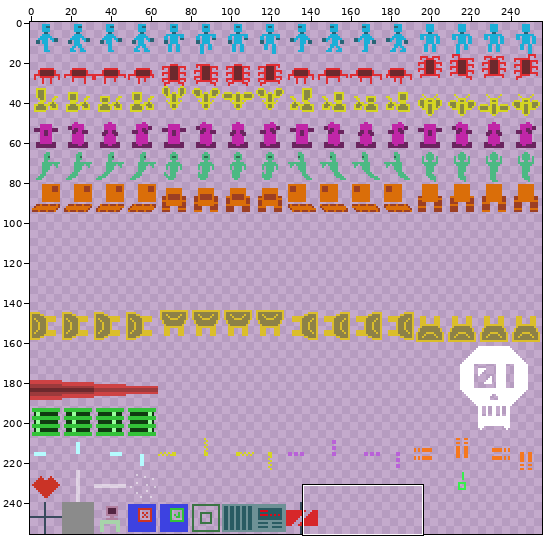
Sprite sheet -- textures.png. The first picture is a wide view before the edit; the outline marks the close-up.
Close-up. First the earlier version:
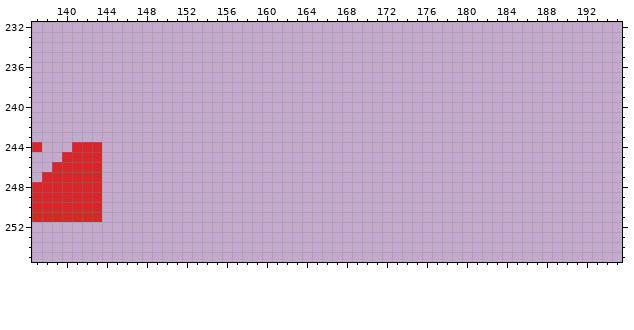
The file is 256x256 pixels. Colours within 5 levels of each other are drawn and written as one. Shown: x 137..195, y 232..255.
After:
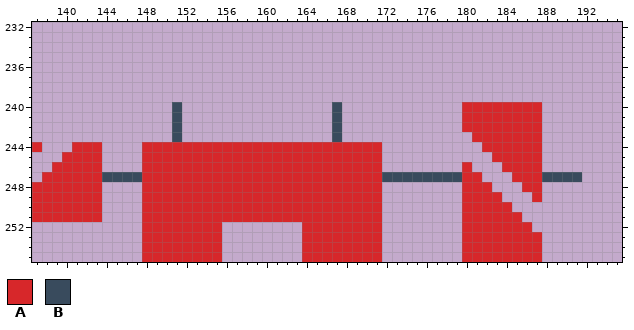
Palette (. is transparent): A #d7272a  B #394b5d
Message: Better no go zone graphics.
Edits made:
@@ x 137..195 @@
 239 ...........................................................
-240 ...........................................................
-241 ...........................................................
-242 ...........................................................
-243 ...........................................................
-244 A...AAA....................................................
-245 ...AAAA....................................................
-246 ..AAAAA....................................................
-247 .AAAAAA....................................................
-248 AAAAAAA....................................................
-249 AAAAAAA....................................................
-250 AAAAAAA....................................................
-251 AAAAAAA....................................................
-252 ...........................................................
-253 ...........................................................
-254 ...........................................................
-255 ...........................................................
+240 ..............B...............B............AAAAAAAA........
+241 ..............B...............B............AAAAAAAA........
+242 ..............B...............B............AAAAAAAA........
+243 ..............B...............B.............AAAAAAA........
+244 A...AAA....AAAAAAAAAAAAAAAAAAAAAAAA..........AAAAAA........
+245 ...AAAA....AAAAAAAAAAAAAAAAAAAAAAAA...........AAAAA........
+246 ..AAAAA....AAAAAAAAAAAAAAAAAAAAAAAA........A...AAAA........
+247 .AAAAAABBBBAAAAAAAAAAAAAAAAAAAAAAAABBBBBBBBAA...AAABBBB....
+248 AAAAAAA....AAAAAAAAAAAAAAAAAAAAAAAA........AAA...AA........
+249 AAAAAAA....AAAAAAAAAAAAAAAAAAAAAAAA........AAAA...A........
+250 AAAAAAA....AAAAAAAAAAAAAAAAAAAAAAAA........AAAAA...........
+251 AAAAAAA....AAAAAAAAAAAAAAAAAAAAAAAA........AAAAAA..........
+252 ...........AAAAAAAA........AAAAAAAA........AAAAAAA.........
+253 ...........AAAAAAAA........AAAAAAAA........AAAAAAAA........
+254 ...........AAAAAAAA........AAAAAAAA........AAAAAAAA........
+255 ...........AAAAAAAA........AAAAAAAA........AAAAAAAA........
